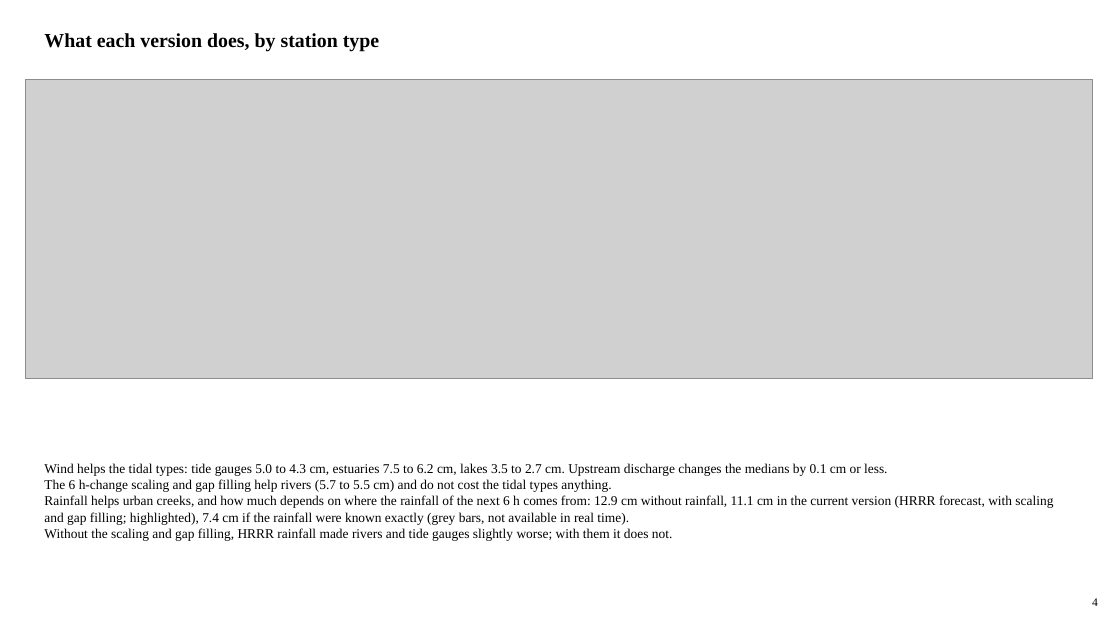
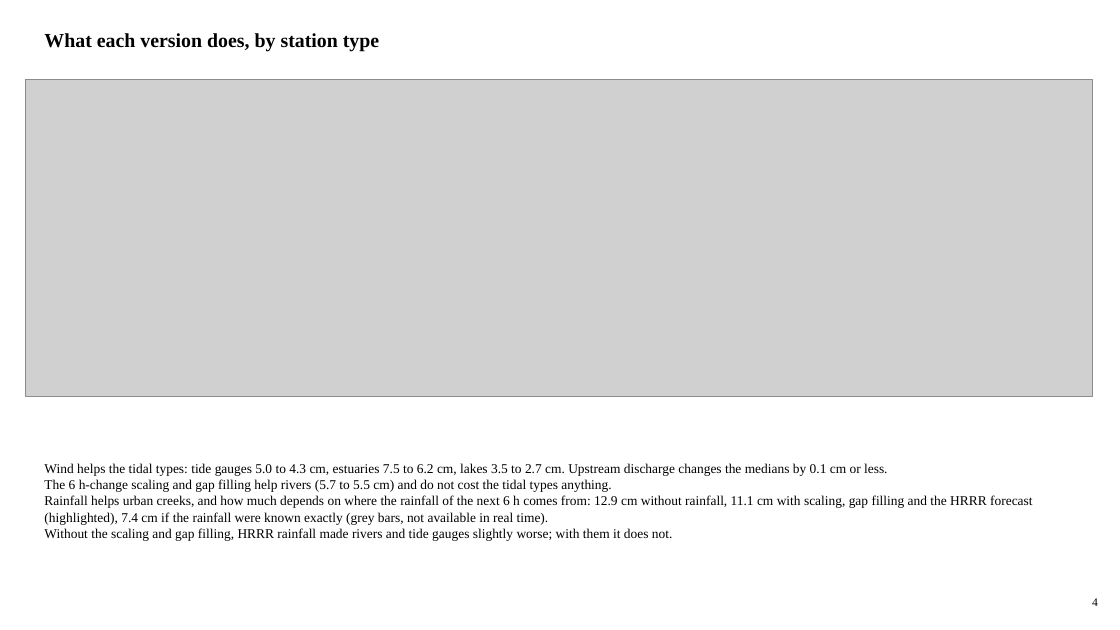
Before and after one commit to LaurenW1997/subdomainLSTM, a slide deck: slide 4 of deliverables/17_versions/version_comparison.pptx. Drawn at 1120x630 pixels with LibreOffice and Linux fonts; fonts in the diff are those of the drawing; grey boxes stand for pictures. Boxes give left, top, right and bottom in pixels: in the first picture for what was removed or moved away, otherwise in the second. Text is boxed around its words. In the diff, an @@ line names an element or a change of style, - is before the commit and + after.

```diff
--- a/deliverables/17_versions/version_comparison.pptx
+++ b/deliverables/17_versions/version_comparison.pptx
@@ picture: place and size @@
-picture at [25,80,1092,378]
+picture at [25,80,1092,397]
@@ text at [44,495,1033,525]: text changed @@
-Rainfall helps urban creeks, and how much depends on where the rainfall of the next 6 h comes from: 12.9 cm without rainfall, 11.1 cm in the current version (HRRR forecast, with scaling and gap filling; highlighted), 7.4 cm if the rainfall were known exactly (grey bars, not available in real time).
+Rainfall helps urban creeks, and how much depends on where the rainfall of the next 6 h comes from: 12.9 cm without rainfall, 11.1 cm with scaling, gap filling and the HRRR forecast (highlighted), 7.4 cm if the rainfall were known exactly (grey bars, not available in real time).
```
Also in this commit, not shown: 12 other slides changed, 34 other files.
